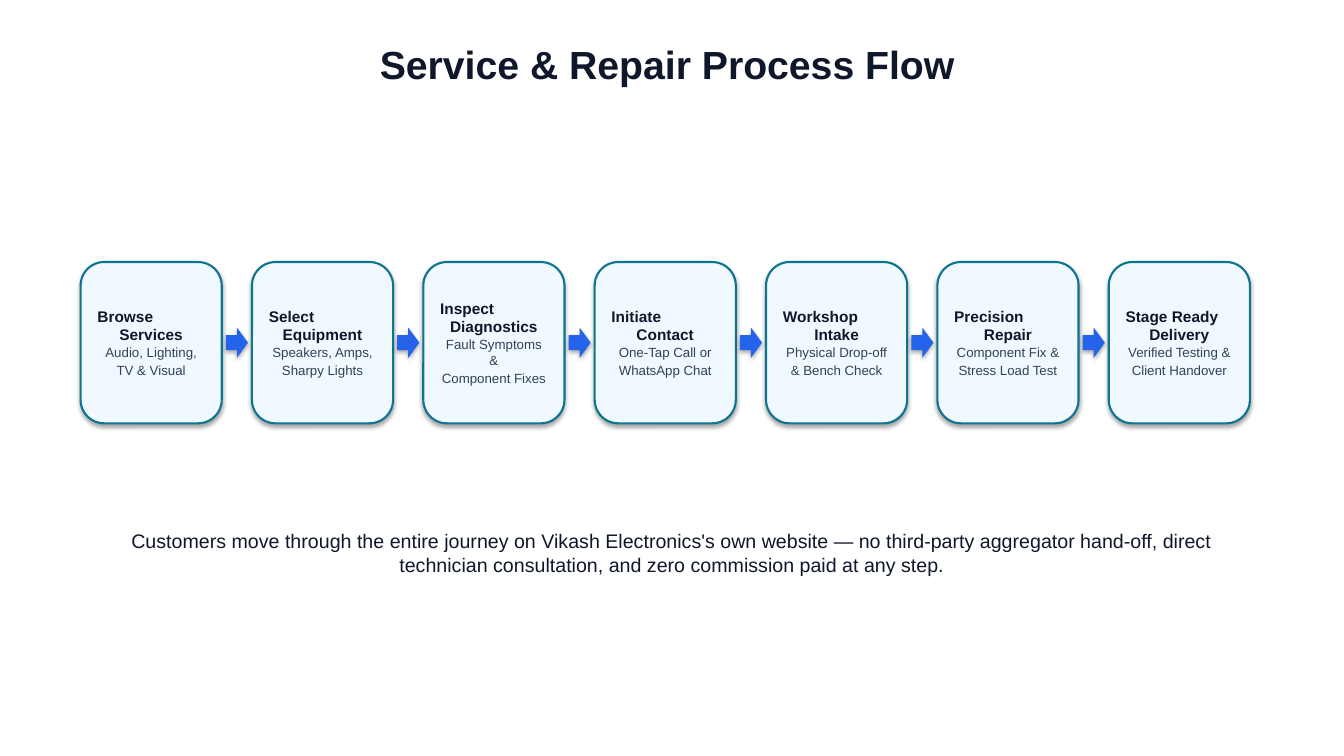
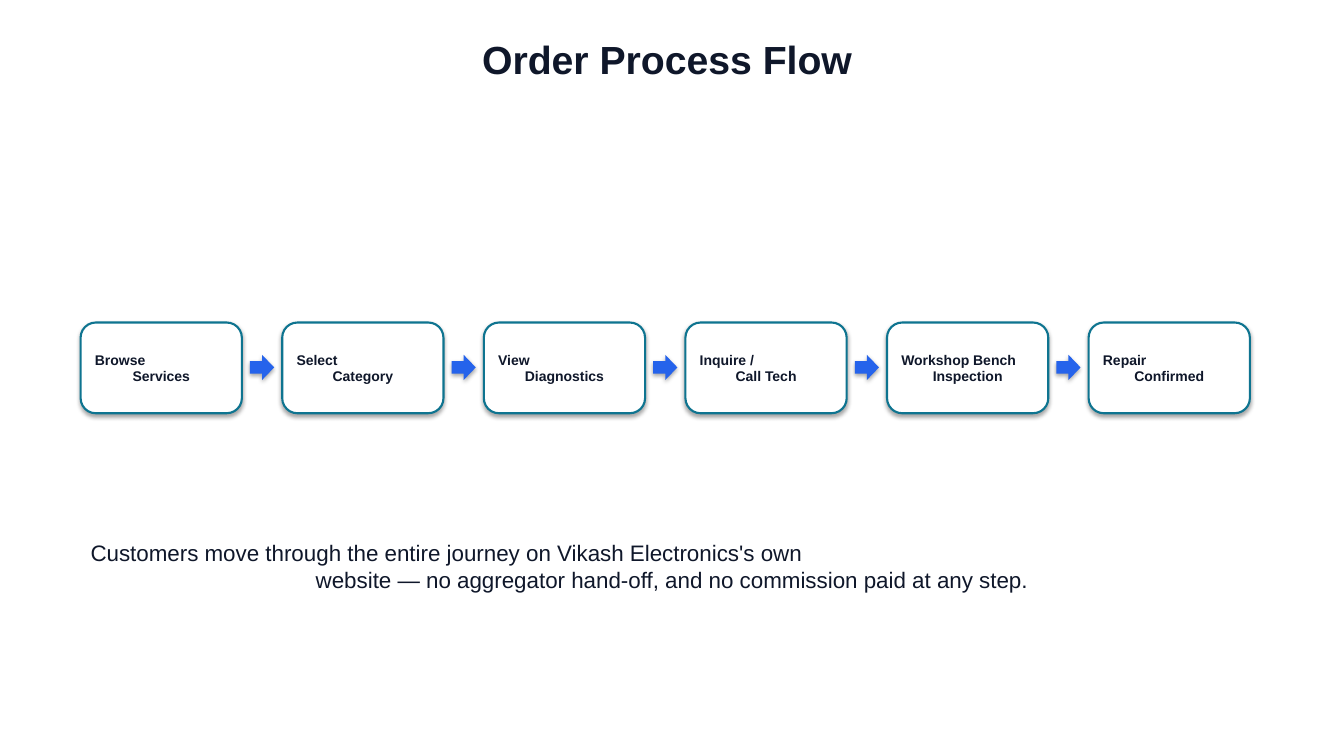
Before and after one commit to Prathmesh-oss/vikash-electronics, a slide deck: slide 6 of Vikash_Electronics_Complete_Academic_Presentation.pptx. Drawn at 1344x756 pixels with LibreOffice and Linux fonts; fonts in the diff are those of the drawing. Boxes give left, top, right and bottom in pixels: in the first picture for what was removed or moved away, otherwise in the second. Text is boxed around its words. In the diff, an @@ line names an element or a change of style, - is before the commit and + after.

```diff
--- a/Vikash_Electronics_Complete_Academic_Presentation.pptx
+++ b/Vikash_Electronics_Complete_Academic_Presentation.pptx
@@ text at <box>482,45,852,75</box>: text changed @@
-Service & Repair Process Flow
+Order Process Flow
@@ rounded rectangle removed at <box>1109,262,1250,423</box> @@
-Stage Ready
-Delivery
-Verified Testing &
-Client Handover
@@ rounded rectangle "Browse Services": place and size @@
-rounded rectangle "Browse Services" at <box>81,262,222,423</box>
+rounded rectangle "Browse Services" at <box>81,323,242,413</box>
@@ rounded rectangle "Browse Services" at <box>81,323,242,413</box>: size 11 to 10 pt; fill #F0F9FF to #FFFFFF @@
@@ rounded rectangle "Select Category": place and size @@
-rounded rectangle "Select Category" at <box>252,262,393,423</box>
+rounded rectangle "Select Category" at <box>282,323,444,413</box>
@@ rounded rectangle "View Diagnostics": place and size @@
-rounded rectangle "View Diagnostics" at <box>423,262,565,423</box>
+rounded rectangle "View Diagnostics" at <box>484,323,645,413</box>
@@ rounded rectangle "Inquire / Call Tech": place and size @@
-rounded rectangle "Inquire / Call Tech" at <box>595,262,736,423</box>
+rounded rectangle "Inquire / Call Tech" at <box>686,323,847,413</box>
@@ rounded rectangle "Workshop Bench Inspection": place and size @@
-rounded rectangle "Workshop Bench Inspection" at <box>766,262,907,423</box>
+rounded rectangle "Workshop Bench Inspection" at <box>887,323,1049,413</box>
@@ right arrow removed at <box>1083,328,1105,358</box> @@
@@ fill #F0F9FF to #FFFFFF in 5 elements at <box>887,323,1049,413</box>, <box>282,323,444,413</box>, <box>484,323,645,413</box>, <box>686,323,847,413</box>, <box>1089,323,1250,413</box> @@
@@ rounded rectangle "Repair Confirmed": place and size @@
-rounded rectangle "Repair Confirmed" at <box>938,262,1079,423</box>
+rounded rectangle "Repair Confirmed" at <box>1089,323,1250,413</box>
@@ text in rounded rectangle at <box>105,347,197,375</box>: paragraph removed @@
-Audio, Lighting,
-TV & Visual
@@ right arrow: place and size @@
-right arrow at <box>226,328,248,358</box>
+right arrow at <box>250,355,274,380</box>
@@ text in rounded rectangle at <box>297,355,393,384</box>: text changed; size 9.5 to 10 pt; text colour #334155 to #0F172A; bold on @@
-Select
-Equipment
-Speakers, Amps,
-Sharpy Lights
+Select
+Category
@@ right arrow: place and size @@
-right arrow at <box>397,328,419,358</box>
+right arrow at <box>452,355,476,380</box>
@@ text in rounded rectangle at <box>498,355,604,384</box>: text changed; size 9.5 to 10 pt; text colour #334155 to #0F172A; bold on @@
-Inspect
-Diagnostics
-Fault Symptoms &
-Component Fixes
+View
+Diagnostics
@@ right arrow: place and size @@
-right arrow at <box>569,328,591,358</box>
+right arrow at <box>653,355,678,380</box>
@@ text in rounded rectangle at <box>700,355,797,381</box>: text changed; size 9.5 to 10 pt; text colour #334155 to #0F172A; bold on @@
-Initiate
-Contact
-One-Tap Call or
-WhatsApp Chat
+Inquire /
+Call Tech
@@ right arrow: place and size @@
-right arrow at <box>740,328,762,358</box>
+right arrow at <box>855,355,879,380</box>
@@ text in rounded rectangle at <box>901,355,1016,384</box>: text changed; size 9.5 to 10 pt; text colour #334155 to #0F172A; bold on @@
-Workshop
-Intake
-Physical Drop-off
-& Bench Check
+Workshop Bench
+Inspection
@@ right arrow: place and size @@
-right arrow at <box>911,328,934,358</box>
+right arrow at <box>1057,355,1081,380</box>
@@ text in rounded rectangle at <box>1103,355,1204,381</box>: text changed; size 9.5 to 10 pt; text colour #334155 to #0F172A; bold on @@
-Precision
-Repair
-Component Fix &
-Stress Load Test
+Repair
+Confirmed
@@ text at <box>91,544,1027,593</box>: text changed; size 14 to 16 pt @@
-Customers move through the entire journey on Vikash Electronics's own website — no third-party aggregator hand-off, direct technician consultation, and zero commission paid at any step.
+Customers move through the entire journey on Vikash Electronics's own
+website — no aggregator hand-off, and no commission paid at any step.
```
Also in this commit, not shown: 21 other slides changed, 5 slides added, 11 slides removed, 9 other files.
